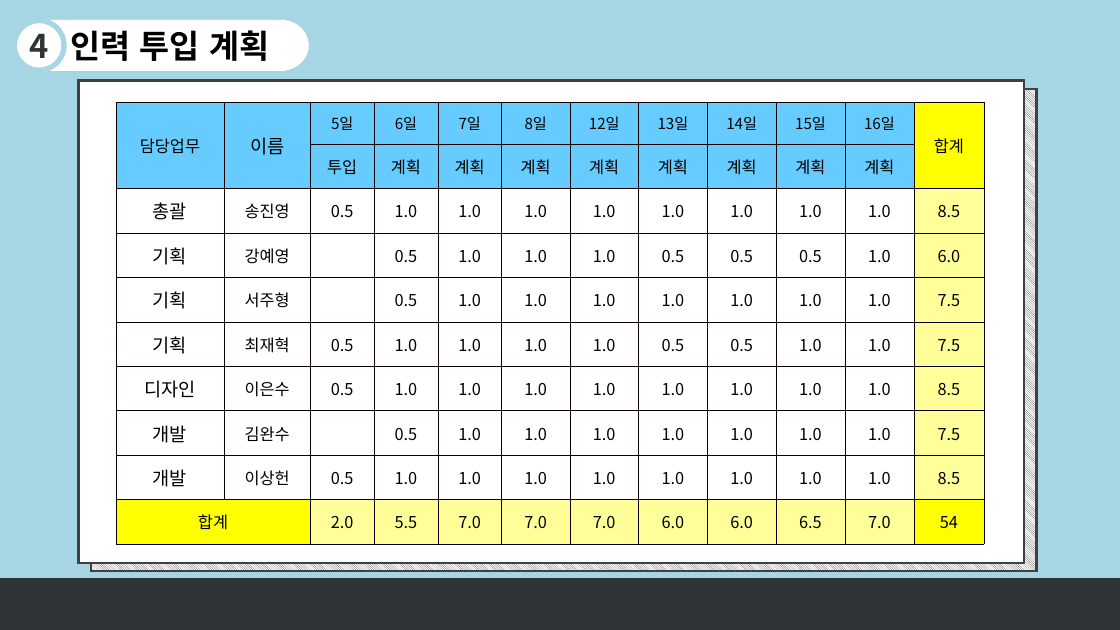
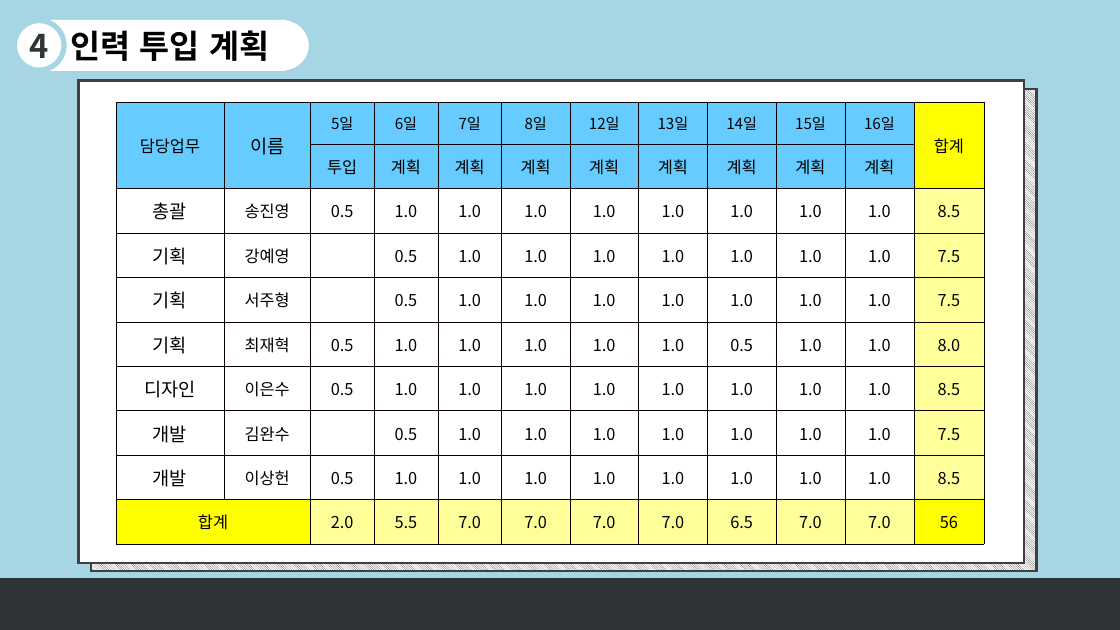
Before and after one commit to sjin9696/Aduino_C_sharp_1Team, a slide deck: slide 8 of 문서자료/발표자료.pptx. Drawn at 1120x630 pixels with LibreOffice and Linux fonts; fonts in the diff are those of the drawing. Boxes give left, top, right and bottom in pixels: in the first picture for what was removed or moved away, otherwise in the second. Text is boxed around its words. In the diff, an @@ line names an element or a change of style, - is before the commit and + after.

```diff
--- a/문서자료/발표자료.pptx
+++ b/문서자료/발표자료.pptx
@@ table at <box>116,103,986,544</box> @@
-row 4: 기획 | 강예영 |  | 0.5 | 1.0 | 1.0 | 1.0 | 0.5 | 0.5 | 0.5 | 1.0 | 6.0
+row 4: 기획 | 강예영 |  | 0.5 | 1.0 | 1.0 | 1.0 | 1.0 | 1.0 | 1.0 | 1.0 | 7.5
-row 6, column 8: 0.5
+row 6, column 8: 1.0
-row 6, column 12: 7.5
+row 6, column 12: 8.0
-row 10: 합계 |  | 2.0 | 5.5 | 7.0 | 7.0 | 7.0 | 6.0 | 6.0 | 6.5 | 7.0 | 54
+row 10: 합계 |  | 2.0 | 5.5 | 7.0 | 7.0 | 7.0 | 7.0 | 6.5 | 7.0 | 7.0 | 56
```
Also in this commit, not shown: 4 other slides changed, 1 other file.
